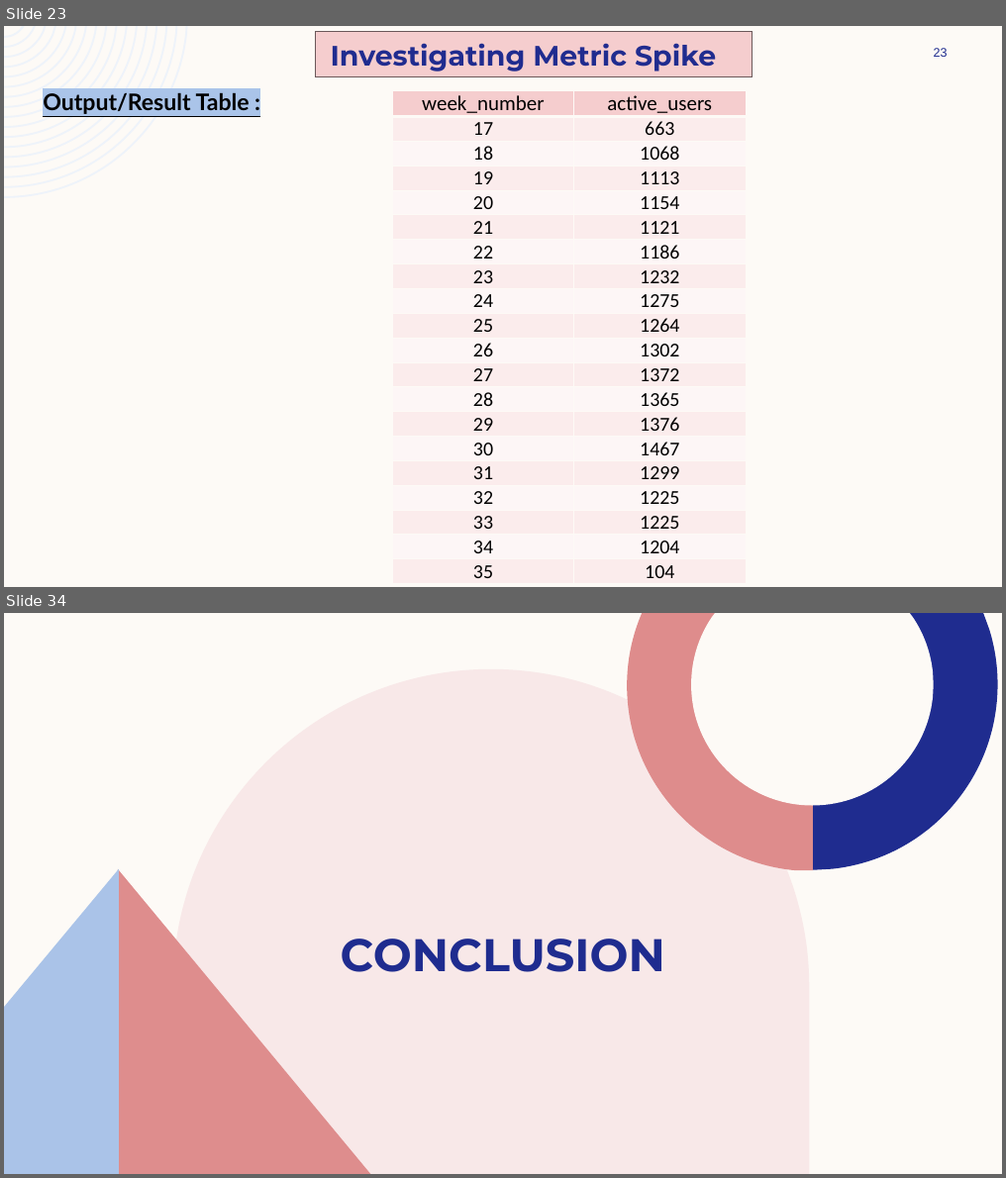
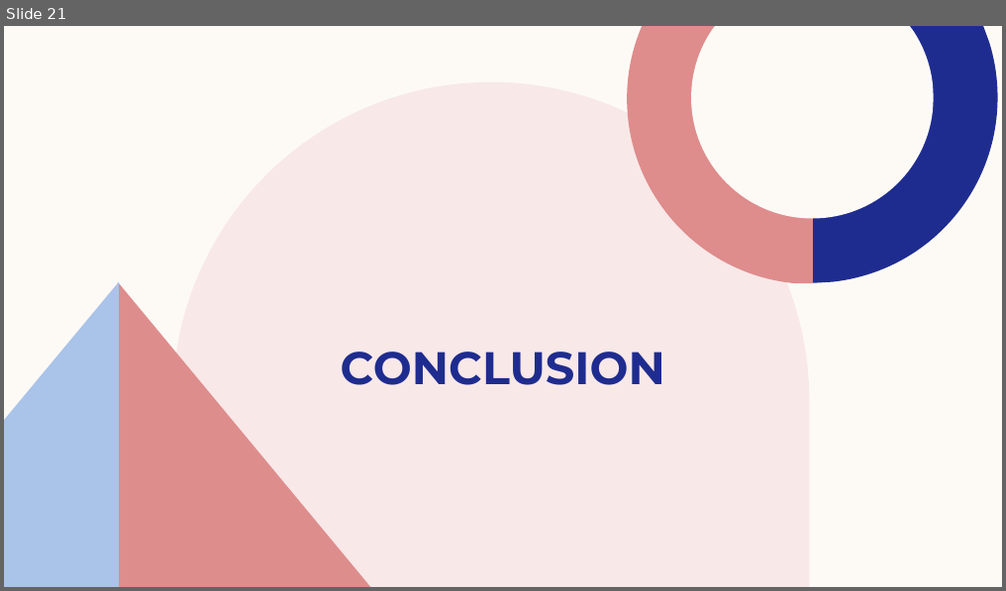
Before and after one commit to ShindeYash/Hiring_Process_Analytics, a slide deck: Report - Hiring_Process_Analytics.pptx. Shown one above the other, each under a label of ours: slides 23 and 34 before the commit, slide 21 after it; the slides between them are not shown. The pictures are 1006x1178 and 1006x591 pixels, drawn with LibreOffice and Linux fonts; fonts in the diff are those of the drawing. Boxes give left, top, right and bottom in pixels: in the first picture for what was removed or moved away, otherwise in the second. Text is boxed around its words. In the diff, an @@ line names an element or a change of style, - is before the commit and + after.

```diff
--- a/Report - Hiring_Process_Analytics.pptx
+++ b/Report - Hiring_Process_Analytics.pptx
@@ slide 23 removed at (4, 26, 1002, 587), background #FDFAF6 @@
@@ freeform shape removed at (4, 26, 187, 198) @@
@@ rectangle removed at (316, 32, 751, 76) @@
@@ text removed at (331, 43, 716, 72) @@
-Investigating Metric Spike
@@ page number removed at (934, 48, 947, 57) @@
-23
@@ text removed at (43, 92, 250, 114) @@
-Output/Result Table :
@@ table removed at (392, 90, 746, 582), 20 rows, 2 columns @@
-week_number | active_users
-17 | 663
-18 | 1068
-19 | 1113
-20 | 1154
-21 | 1121
-22 | 1186
-23 | 1232
-24 | 1275
-25 | 1264
-26 | 1302
-27 | 1372
-28 | 1365
-29 | 1376
-30 | 1467
-31 | 1299
-32 | 1225
-33 | 1225
-34 | 1204
-35 | 104
@@ what was slide 34 is now slide 21 @@
```
Also in this commit, not shown: 2 slides changed, 5 slides added, 17 other slides removed, 1 other file.
